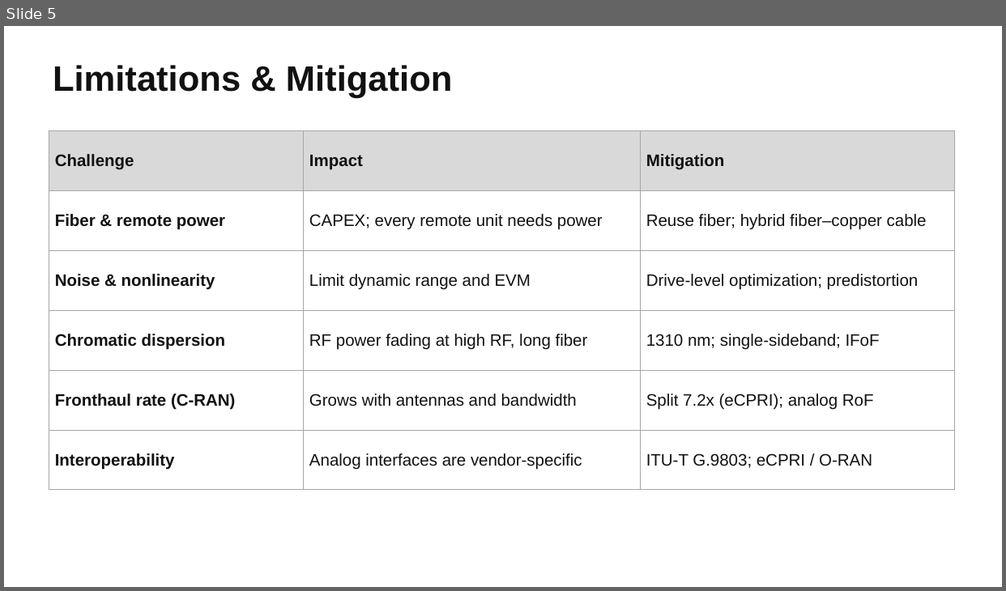
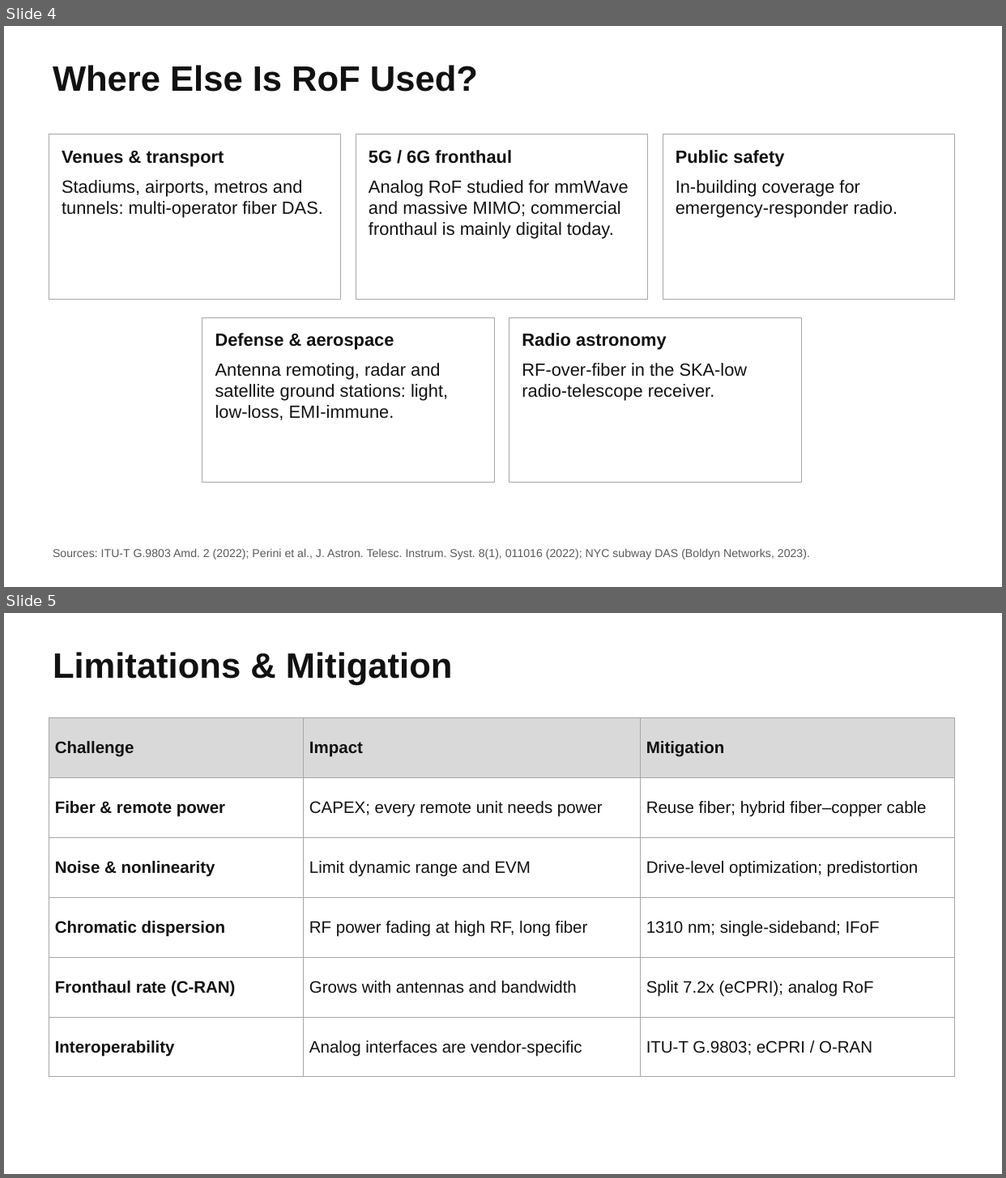
Before and after one commit to JehadMajed/AboOmar12, a slide deck: RoF_review/RoF_Part2_DAS_CRAN.pptx. Shown one above the other, each under a label of ours: slide 5 before the commit, slides 4 and 5 after it. The pictures are 1006x591 and 1006x1178 pixels, drawn with LibreOffice and Linux fonts; fonts in the diff are those of the drawing. Boxes give left, top, right and bottom in pixels: in the first picture for what was removed or moved away, otherwise in the second. Text is boxed around its words. In the diff, an @@ line names an element or a change of style, - is before the commit and + after.

```diff
--- a/RoF_review/RoF_Part2_DAS_CRAN.pptx
+++ b/RoF_review/RoF_Part2_DAS_CRAN.pptx
@@ slide 4 added at (x1=4, y1=26, x2=1002, y2=587), background #FFFFFF @@
@@ text added at (x1=53, y1=65, x2=478, y2=92), 34 pt, text #111111, bold @@
+Where Else Is RoF Used?
@@ rectangle added at (x1=49, y1=135, x2=341, y2=299), outline #A6A6A6 0.75 pt @@
@@ rectangle added at (x1=356, y1=135, x2=648, y2=299), outline #A6A6A6 0.75 pt @@
@@ rectangle added at (x1=663, y1=135, x2=955, y2=299), outline #A6A6A6 0.75 pt @@
@@ text added at (x1=62, y1=151, x2=323, y2=217), 17 pt, text #111111 @@
+Venues & transport
+Stadiums, airports, metros and tunnels: multi-operator fiber DAS.
@@ text added at (x1=368, y1=150, x2=628, y2=239), 17 pt, text #111111 @@
+5G / 6G fronthaul
+Analog RoF studied for mmWave and massive MIMO; commercial fronthaul is mainly digital today.
@@ text added at (x1=675, y1=150, x2=898, y2=217), 17 pt, text #111111 @@
+Public safety
+In-building coverage for emergency-responder radio.
@@ rectangle added at (x1=202, y1=318, x2=494, y2=483), outline #A6A6A6 0.75 pt @@
@@ text added at (x1=215, y1=333, x2=448, y2=420), 17 pt, text #111111 @@
+Defense & aerospace
+Antenna remoting, radar and satellite ground stations: light, low-loss, EMI-immune.
@@ rectangle added at (x1=509, y1=318, x2=801, y2=483), outline #A6A6A6 0.75 pt @@
@@ text added at (x1=522, y1=333, x2=748, y2=401), 17 pt, text #111111 @@
+Radio astronomy
+RF-over-fiber in the SKA-low radio-telescope receiver.
@@ text added at (x1=53, y1=549, x2=810, y2=560), 11 pt, text #595959 @@
+Sources: ITU-T G.9803 Amd. 2 (2022); Perini et al., J. Astron. Telesc. Instrum. Syst. 8(1), 011016 (2022); NYC subway DAS (Boldyn Networks, 2023).
```
Also in this commit, not shown: 3 slides changed, 1 other file.
